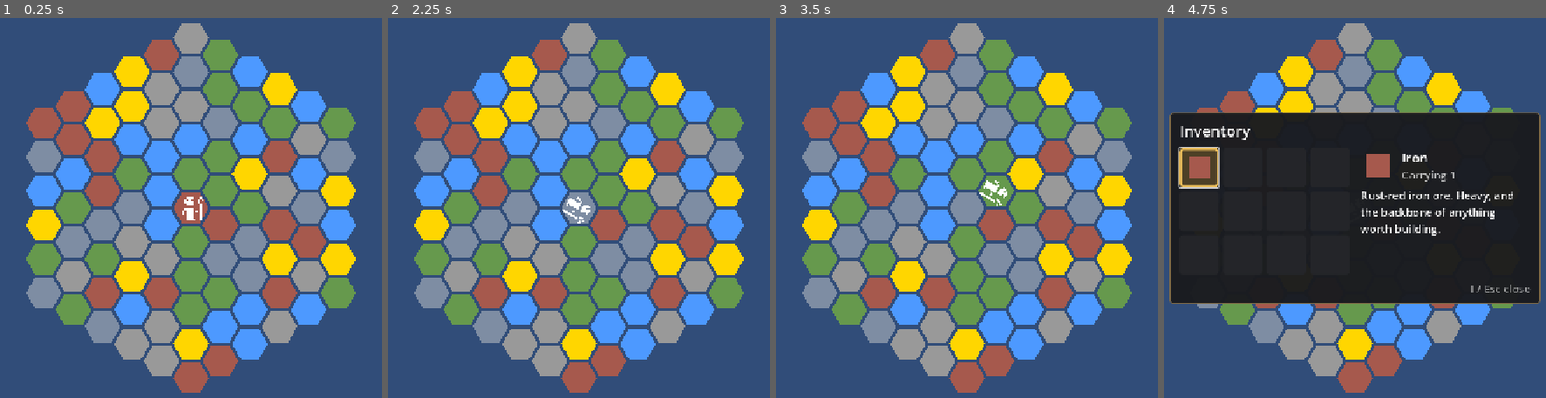
Above: before the commit, frames 1-4 (left to right).
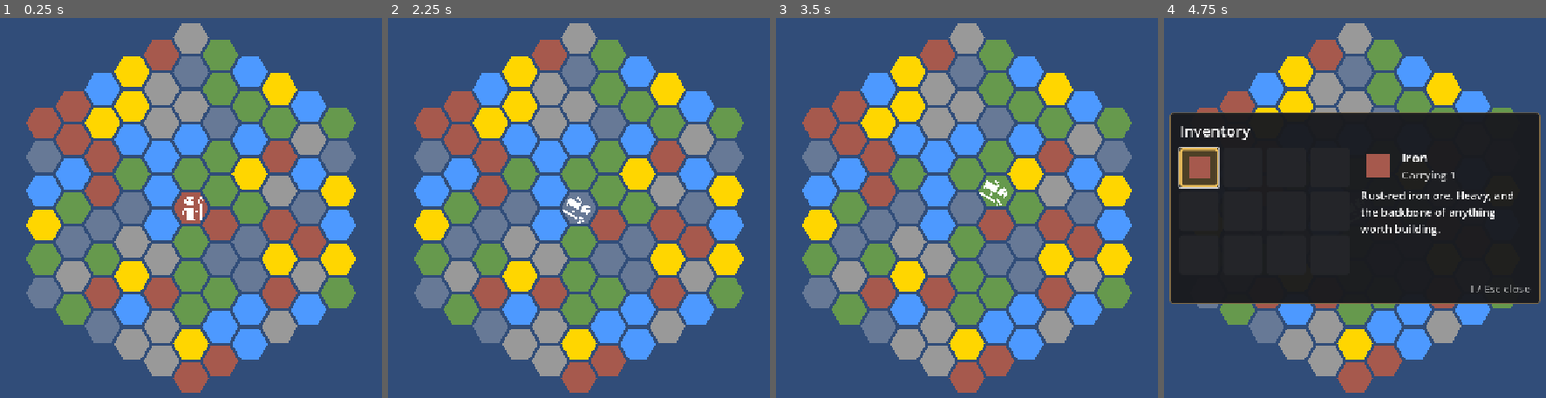
Above: after the commit, the same moments.

Repository: scunningham777/spaes-wrzrds
Game: Godot game, scene res://scenes/planet.tscn
Same seed, same stepped clock (60 frames per second), same inputs: the game is played once before the commit and once after it. This scene is started directly instead of the project's main scene.
Inputs:
- Up to frame 1 (0.25 s): no input
- Up to frame 2 (2.25 s): tap Enter (ui_accept) at 0.5, 0.77, 1.25, 1.52, 2 s; hold D (hex_right) 0.53-1.28 s; hold R (extract) 0.53-1.28 s; hold X (hex_down) 1.28-2.03 s; tap E (hex_ne) at 1.35 s; hold D (hex_right) from 2.03 s (still down); hold Q (hex_nw) from 2.03 s (still down)
- Up to frame 3 (3.5 s): tap Enter (ui_accept) at 2.75, 3.02 s; release D (hex_right) at 2.78 s; release Q (hex_nw) at 2.78 s; hold W (hex_up) from 2.78 s (still down); tap C (hex_se) at 2.85 s
- Up to frame 4 (4.75 s): tap Enter (ui_accept) at 3.5, 3.77, 4.52 s; release W (hex_up) at 3.53 s; hold Z (hex_sw) 3.53-4.28 s; hold A (hex_left) from 3.53 s (still down); tap I (inventory) at 4.15 s; tap F (push) at 4.35 s

The runs differ from the first frame. In frame 1, less than 0.1% of the frame differs, in the area x 6-94%, y 10-86%; in frame 2, less than 0.1%; in frame 3, less than 0.1%; in frame 4, less than 0.1%.

Commit message:
Default the inventory selection to the first item
- InventoryPanel keeps a valid selection on every refresh: the first owned item when
  nothing (or a no-longer-owned item) is selected, "Nothing selected" only when empty
- Includes the user's lower alpha for Empty tiles (0.5 -> 0.35) to set them apart
  from Stone, and the editor's re-save of planet.tscn
- Tests for empty, first-gained, and fallback selection

Co-Authored-By: Claude Opus 5.5 <noreply@anthropic.com>
Claude-Session: https://claude.ai/code/session_01Fy3oHrvidQwwoQouWe8HeV

Diff:
--- a/scenes/planet.tscn
+++ b/scenes/planet.tscn
@@ -1,19 +1,19 @@
-[gd_scene format=3]
+[gd_scene format=3 uid="uid://dt50n3tn3woy2"]
 
-[ext_resource type="Script" path="res://scripts/planet.gd" id="1_planet"]
+[ext_resource type="Script" uid="uid://hyrqespwgkf8" path="res://scripts/planet.gd" id="1_planet"]
 [ext_resource type="Script" uid="uid://cv5u5ib10wwx7" path="res://scripts/hex_board.gd" id="2_board"]
-[ext_resource type="Script" path="res://scripts/tile_grid_view.gd" id="3_tiles"]
+[ext_resource type="Script" uid="uid://bv7ivphiugkfm" path="res://scripts/tile_grid_view.gd" id="3_tiles"]
 [ext_resource type="PackedScene" path="res://scenes/wizard.tscn" id="4_wizard"]
-[ext_resource type="Script" path="res://scripts/tile_interaction.gd" id="5_interaction"]
+[ext_resource type="Script" uid="uid://byp11b1kcnhb6" path="res://scripts/tile_interaction.gd" id="5_interaction"]
 [ext_resource type="PackedScene" path="res://scenes/ui/inventory_panel.tscn" id="6_inventory"]
 
-[node name="Planet" type="Node2D"]
+[node name="Planet" type="Node2D" unique_id=73139735]
 script = ExtResource("1_planet")
 
-[node name="Background" type="CanvasLayer" parent="."]
+[node name="Background" type="CanvasLayer" parent="." unique_id=1797849295]
 layer = -1
 
-[node name="ColorRect" type="ColorRect" parent="Background"]
+[node name="ColorRect" type="ColorRect" parent="Background" unique_id=1440812043]
 anchors_preset = 15
 anchor_right = 1.0
 anchor_bottom = 1.0
@@ -22,24 +22,23 @@
 mouse_filter = 2
 color = Color(0.19215687, 0.3019608, 0.4745098, 1)
 
-[node name="Camera2D" type="Camera2D" parent="."]
+[node name="Camera2D" type="Camera2D" parent="." unique_id=159357361]
 
-[node name="HexBoard" type="Node2D" parent="."]
+[node name="HexBoard" type="Node2D" parent="." unique_id=401960176]
 script = ExtResource("2_board")
 pointy_top = false
-hex_size = 36.0
 draw_outlines = false
 
-[node name="TileGridView" type="Node2D" parent="HexBoard"]
+[node name="TileGridView" type="Node2D" parent="HexBoard" unique_id=1952379980]
 script = ExtResource("3_tiles")
 
-[node name="Wizard" parent="HexBoard" instance=ExtResource("4_wizard")]
+[node name="Wizard" parent="HexBoard" unique_id=1758725873 instance=ExtResource("4_wizard")]
 
-[node name="TileInteraction" type="Node" parent="." node_paths=PackedStringArray("player", "tiles")]
+[node name="TileInteraction" type="Node" parent="." unique_id=677987109 node_paths=PackedStringArray("player", "tiles")]
 script = ExtResource("5_interaction")
 player = NodePath("../HexBoard/Wizard")
 tiles = NodePath("../HexBoard/TileGridView")
 
-[node name="UI" type="CanvasLayer" parent="."]
+[node name="UI" type="CanvasLayer" parent="." unique_id=194394638]
 
-[node name="InventoryPanel" parent="UI" instance=ExtResource("6_inventory")]
+[node name="InventoryPanel" parent="UI" unique_id=189433725 instance=ExtResource("6_inventory")]
--- a/scripts/tile_grid_view.gd
+++ b/scripts/tile_grid_view.gd
@@ -9,7 +9,7 @@
 
 # Colors from Unity's TileVisual.GetColorForType.
 const TILE_COLORS: Dictionary[TileGrid.TileType, Color] = {
-	TileGrid.TileType.EMPTY: Color(0.8, 0.8, 0.8, 0.5),  # Transparent gray
+	TileGrid.TileType.EMPTY: Color(0.8, 0.8, 0.8, 0.35),  # Transparent gray
 	TileGrid.TileType.GOLD_ORE: Color(1.0, 0.84, 0.0),  # Gold
 	TileGrid.TileType.WATER_SPRING: Color(0.3, 0.6, 1.0),  # Blue
 	TileGrid.TileType.IRON_DEPOSIT: Color(0.65, 0.35, 0.3),  # Rust
--- a/scripts/ui/inventory_panel.gd
+++ b/scripts/ui/inventory_panel.gd
@@ -125,6 +125,9 @@
 	var owned: Array[StringName] = []
 	if inventory:
 		owned = inventory.owned()
+	# Keep a valid selection: default to the first item, or nothing if the inventory is empty.
+	if selected_item not in owned:
+		selected_item = owned[0] if not owned.is_empty() else &""
 	for i in _slots.size():
 		var slot := _slots[i]
 		var item: StringName = owned[i] if i < owned.size() else &""
@@ -137,8 +140,6 @@
 		var count := inventory.count(item) if inventory else 0
 		(slot.get_node(^"Count") as Label).text = str(count) if count > 1 else ""
 
-	if not selected_item.is_empty() and selected_item not in owned:
-		selected_item = &""
 	_show_details()
 
 
--- a/tests/smoke_test.gd
+++ b/tests/smoke_test.gd
@@ -164,6 +164,18 @@
 		"%s: layout matches board settings" % tag)
 	_check(wizard.position == Vector2.ZERO, "%s: wizard starts at origin" % tag)
 
+	# Inventory default selection: nothing when empty, the first item once there is one.
+	var panel: InventoryPanel = play.get_node("UI/InventoryPanel")
+	var name_label: Label = panel.get_node("%NameLabel")
+	_check(panel.selected_item == &"" and name_label.text == "Nothing selected",
+		"%s: empty inventory shows Nothing selected" % tag)
+	_game().state.inventory.add(&"stone")
+	_game().state.inventory.add(&"gold")
+	_check(panel.selected_item == &"stone" and name_label.text == "Stone",
+		"%s: first item gained is selected, and stays selected" % tag)
+	_game().state.inventory.spend(&"stone")
+	_check(panel.selected_item == &"gold", "%s: selection falls back to the first item" % tag)
+
 	if pointy_top:
 		# Default facing is E; art faces up, so rotated +90 (clockwise) on screen.
 		_check_rot(sprite, 90.0, "%s: initial sprite faces E" % tag)
@@ -281,6 +293,8 @@
 	_press(KEY_W)
 	_check((current_scene.get_node("HexBoard/Wizard") as HexPlayerController).mover.coord == planet_wizard_coord,
 		"inventory: wizard can't move while it's open")
+	_check(panel.selected_item == &"iron" and (panel.get_node("%NameLabel") as Label).text == "Iron",
+		"inventory: first item selected by default")
 	panel.select(&"iron")
 	_check((panel.get_node("%NameLabel") as Label).text == "Iron"
 		and (panel.get_node("%DescriptionLabel") as Label).text == Items.description(&"iron"),
